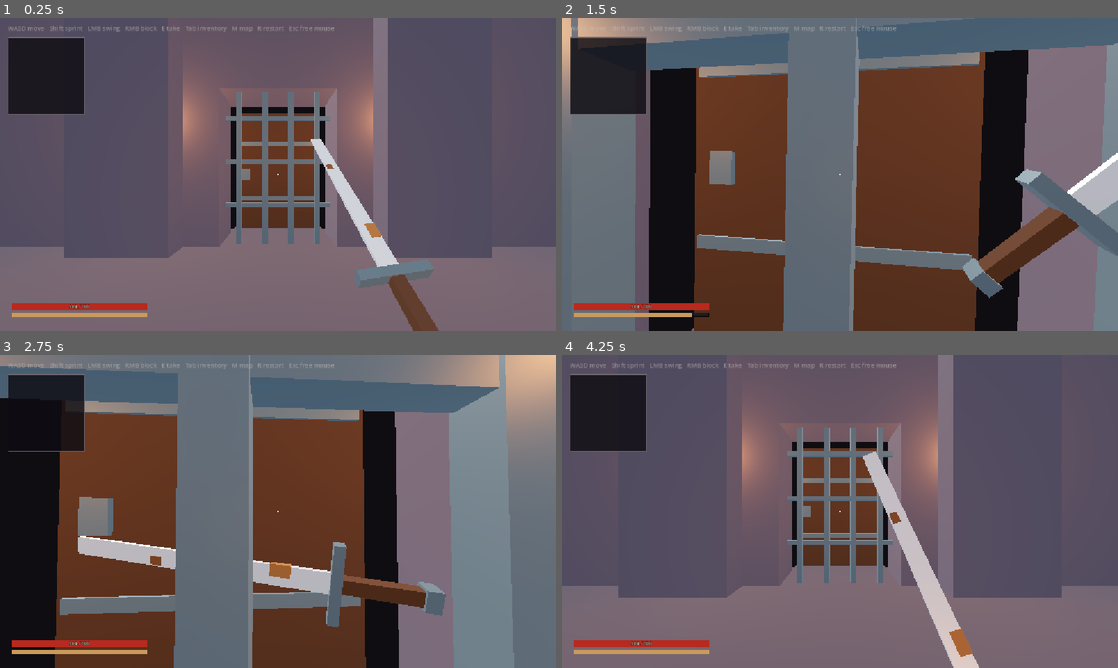
Above: before the commit, frames 1-4 (two rows, left to right).
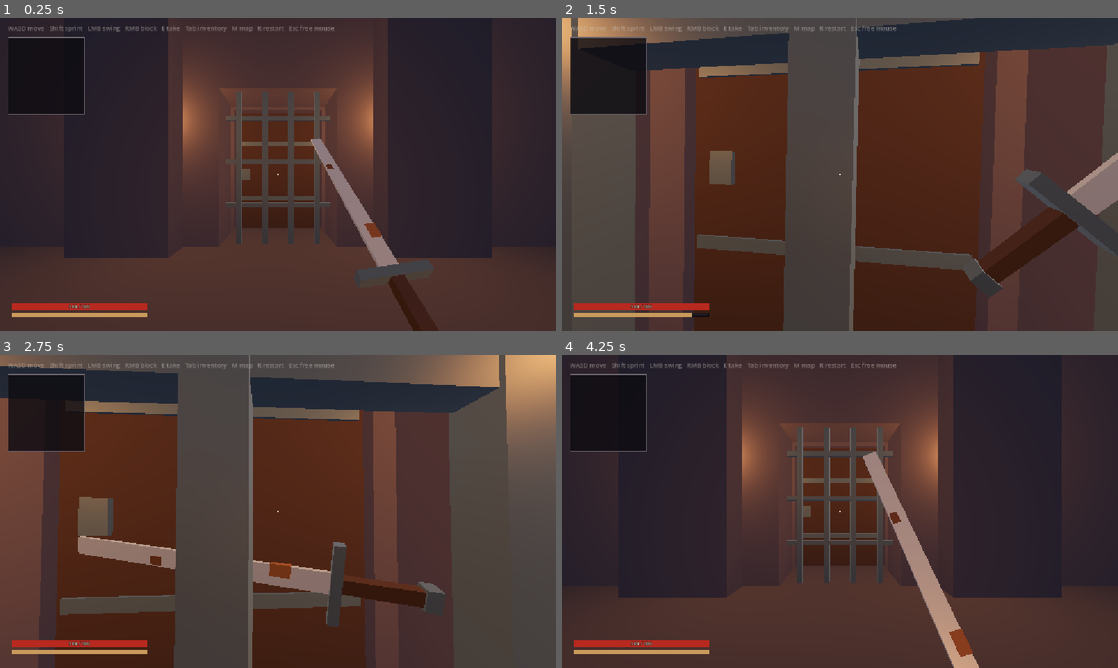
Above: after the commit, the same moments.

Repository: CaptainTiki/Arx
Game: Godot game, scene res://main/Main.tscn
Same seed, same stepped clock (60 frames per second), same inputs: the game is played once before the commit and once after it.
Inputs (mouse positions are in pixels of both pictures, inside the frame that each line leads up to):
- Up to frame 1 (0.25 s): no input
- Up to frame 2 (1.5 s): move the mouse to (867, 174) at 0.52 s; hold E (interact) 0.53-1.28 s; hold W (move_forward) from 0.53 s (still down); move the mouse to (812, 174) at 1.27 s; click (812, 174) at 1.35 s
- Up to frame 3 (2.75 s): keep holding W (move_forward); tap E (interact) at 1.55, 2.3 s; move the mouse to (289, 505) at 2.02 s; hold Right mouse button (block) from 2.03 s (still down)
- Up to frame 4 (4.25 s): keep holding W (move_forward); move the mouse to (834, 517) at 2.77 s; release Right mouse button (block) at 2.78 s; tap E (interact) at 2.85, 3.8 s; move the mouse to (878, 514) at 3.52 s; hold F6 (regenerate_same) from 3.53 s (still down); tap R (restart) at 4.15 s

The runs differ from the first frame. In frame 1, 93% of the frame differs, in the area x 0-100%, y 0-100%; in frame 2, 65%; in frame 3, 69%; in frame 4, 93%.

Commit message:
Entrance Fixture / Async Build / Sun Shadows

Diff:
--- a/camp/Camp.tscn
+++ b/camp/Camp.tscn
@@ -22,12 +22,12 @@
 background_mode = 2
 sky = SubResource("Sky_camp")
 ambient_light_source = 2
-ambient_light_color = Color(0.78, 0.8, 0.88, 1)
-ambient_light_energy = 1.0
+ambient_light_color = Color(0.42, 0.41, 0.5, 1)
+ambient_light_energy = 0.75
 tonemap_mode = 2
 fog_enabled = true
 fog_light_color = Color(0.05, 0.045, 0.06, 1)
-fog_density = 0.0
+fog_density = 0.012
 
 [sub_resource type="BoxShape3D" id="BoxShape3D_gate"]
 size = Vector3(2.6, 4, 2.4)
@@ -40,6 +40,10 @@
 unique_name_in_owner = true
 transform = Transform3D(0.766, -0.5, 0.404, 0, 0.629, 0.777, -0.643, -0.595, 0.482, 0, 20, 0)
 light_energy = 0.9
+shadow_enabled = true
+shadow_bias = 0.05
+directional_shadow_mode = 1
+directional_shadow_max_distance = 60.0
 
 [node name="Ground" type="CSGBox3D" parent="."]
 position = Vector3(6, -0.1, -22)
--- a/camp/gate.gd
+++ b/camp/gate.gd
@@ -41,19 +41,37 @@
 
 
 ## Chains, portcullis up, then the door creaks inward. `instant` snaps (used when the camp is
-## re-shown with the gate already open).
+## re-shown with the gate already open). Main does this in two halves around the floor build:
+## begin_open (chains) → build → finish_open (door), so the door never opens on an unfinished floor.
 func open(instant: bool = false) -> void:
-	is_open = true
-	_kill()
 	if instant:
+		is_open = true
+		_kill()
 		_portcullis.position.y = portcullis_lift
 		_door_hinge.rotation_degrees.y = door_open_deg
 		return
+	begin_open()
+	finish_open()
+
+
+## Chains and the portcullis. Returns at once; the lift runs on its own tween.
+func begin_open() -> void:
+	is_open = true
+	_kill()
 	_tween = create_tween()
 	_tween.tween_property(_portcullis, ^"position:y", portcullis_lift, portcullis_time).set_trans(Tween.TRANS_SINE).set_ease(Tween.EASE_IN_OUT)
 	var clanks: int = maxi(1, int(portcullis_time / chain_interval))
 	for i: int in clanks:
 		_tween.parallel().tween_callback(_clank).set_delay(chain_interval * (i + 1))
+
+
+## The door, once the portcullis is up (waits for it if it's still rising).
+func finish_open() -> void:
+	if _tween and _tween.is_running():
+		await _tween.finished
+	if not is_open:
+		return  # Closed again while we waited.
+	_tween = create_tween()
 	_tween.tween_callback(_door_sfx.play)
 	_tween.tween_property(_door_hinge, ^"rotation_degrees:y", door_open_deg, door_time).set_trans(Tween.TRANS_QUAD).set_ease(Tween.EASE_OUT)
 
--- a/dungeon/dungeon_generator.gd
+++ b/dungeon/dungeon_generator.gd
@@ -74,6 +74,13 @@
 @export var min_grid_y: int = -1000000
 ## Whether the START room's player spawn moves the player. Off when the player walks in from camp.
 @export var place_player: bool = true
+## A START room that already lives under `dungeon` and is never freed: the entrance hall the gate
+## opens into. When set, placement 0 reuses it instead of instancing one. Its scene must be the
+## catalog's START template.
+@export var entrance_room: Room
+
+## Fired by generate_async when the last room is in and the spawns are rolled.
+signal floor_ready
 
 @export_group("Scene")
 ## Rooms are added here. Also the noise hub every spawned enemy gets, and the owner of the map.
@@ -106,10 +113,45 @@
 
 ## Throws away the current floor and builds a new one. `forced_seed` (nonzero) overrides seed_value,
 ## e.g. last_seed to rebuild the same floor.
+## Builds a whole floor this frame. Tools and tests use this; the game uses generate_async.
 func generate(forced_seed: int = 0) -> void:
+	var rng: RandomNumberGenerator = RandomNumberGenerator.new()
+	var plan: Array[Placement] = _plan_with_restarts(forced_seed, rng)
+	if plan.is_empty():
+		return
+	_clear()
+	_begin_build()
+	_instance_rooms(plan, 0, plan.size())
+	# The same RNG carries on from planning into the spawn rolls, so the seed fixes both.
+	_finish_build(plan, rng)
+	dungeon.set_plan(plan, last_seed)
+
+
+## Same floor, spread over frames: `rooms_per_frame` rooms go in, then a frame passes. Adding a CSG
+## room to the tree bakes it on the main thread, so this is what keeps the gate theatre smooth.
+## Awaitable; also emits floor_ready.
+func generate_async(forced_seed: int = 0, rooms_per_frame: int = 6) -> void:
+	var rng: RandomNumberGenerator = RandomNumberGenerator.new()
+	var plan: Array[Placement] = _plan_with_restarts(forced_seed, rng)
+	if plan.is_empty():
+		floor_ready.emit()
+		return
+	_clear()
+	_begin_build()
+	var i: int = 0
+	while i < plan.size():
+		var end: int = mini(i + maxi(rooms_per_frame, 1), plan.size())
+		_instance_rooms(plan, i, end)
+		i = end
+		await get_tree().process_frame
+	_finish_build(plan, rng)
+	dungeon.set_plan(plan, last_seed)
+	floor_ready.emit()
+
+
+func _plan_with_restarts(forced_seed: int, rng: RandomNumberGenerator) -> Array[Placement]:
 	var base_seed: int = forced_seed if forced_seed != 0 else (seed_value if seed_value != 0 else randi())
 	var plan: Array[Placement] = []
-	var rng: RandomNumberGenerator = RandomNumberGenerator.new()
 	for restart: int in max_restarts + 1:
 		var run_seed: int = base_seed + restart * 7919
 		rng.seed = run_seed
@@ -117,15 +159,10 @@
 		if not plan.is_empty():
 			last_seed = run_seed
 			print("Dungeon seed %d: %s%s" % [run_seed, describe_plan(plan, last_stats), " (after %d restart(s))" % restart if restart > 0 else ""])
-			break
+			return plan
 		print("Dungeon seed %d: main path boxed itself in, restarting" % run_seed)
-	if plan.is_empty():
-		push_error("DungeonGenerator: no main path reached an exit after %d restarts from seed %d. The catalog needs more multi-door rooms, or raise max_attempts." % [max_restarts, base_seed])
-		return
-	_clear()
-	# The same RNG carries on from planning into the spawn rolls, so the seed fixes both.
-	_build(plan, rng)
-	dungeon.set_plan(plan, last_seed)
+	push_error("DungeonGenerator: no main path reached an exit after %d restarts from seed %d. The catalog needs more multi-door rooms, or raise max_attempts." % [max_restarts, base_seed])
+	return plan
 
 
 ## Pure layout for one seed: no nodes are placed. Empty if the main path boxed itself in.
@@ -945,28 +982,55 @@
 
 func _clear() -> void:
 	for child: Node in dungeon.get_children():
-		if child != spawned:
-			dungeon.remove_child(child)
-			child.queue_free()
+		if child == spawned:
+			continue
+		if child == entrance_room:
+			# Stays. Just take last floor's door plugs off its markers.
+			for door: Door in entrance_room.get_doors():
+				door.used = false
+				for plug: Node in door.get_children():
+					door.remove_child(plug)
+					plug.queue_free()
+			continue
+		dungeon.remove_child(child)
+		child.queue_free()
 	for child: Node in spawned.get_children():
 		spawned.remove_child(child)
 		child.queue_free()
 
 
-func _build(plan: Array[Placement], rng: RandomNumberGenerator) -> void:
-	var rooms: Array[Room] = []
-	for i: int in plan.size():
+## Rooms of the floor in plan order, filled by _instance_rooms during a build.
+var _rooms: Array[Room] = []
+
+
+func _begin_build() -> void:
+	_rooms.clear()
+
+
+## Instances plan[from..to) into the dungeon. Placement 0 reuses `entrance_room` when it's set.
+func _instance_rooms(plan: Array[Placement], from: int, to: int) -> void:
+	for i: int in range(from, to):
 		var placement: Placement = plan[i]
-		var room: Room = placement.template.scene.instantiate() as Room
-		room.name = "%02d_%s" % [i, placement.template.name]
+		var room: Room
+		if i == 0 and entrance_room:
+			room = entrance_room
+		else:
+			room = placement.template.scene.instantiate() as Room
+			room.name = "%02d_%s" % [i, placement.template.name]
 		room.grid_origin = placement.grid_origin
 		room.turns = placement.turns
 		room.transform = placement_transform(placement.grid_origin, placement.template.footprint, placement.turns)
-		dungeon.add_child(room)
+		if room != entrance_room:
+			dungeon.add_child(room)
 		var doors: Array[Door] = room.get_doors()
 		for index: int in placement.used_doors:
 			doors[index].used = true
-		rooms.append(room)
+		_rooms.append(room)
+
+
+## Door plugs and spawn rolls, once every room is in.
+func _finish_build(plan: Array[Placement], rng: RandomNumberGenerator) -> void:
+	var rooms: Array[Room] = _rooms
 	for room: Room in rooms:
 		for door: Door in room.get_doors():
 			if not door.used and door.plug_scene:
--- a/main/Main.tscn
+++ b/main/Main.tscn
@@ -12,6 +12,7 @@
 [ext_resource type="Script" path="res://dungeon/dungeon.gd" id="10_dungeon"]
 [ext_resource type="PackedScene" path="res://world/Chest.tscn" id="11_chest"]
 [ext_resource type="PackedScene" path="res://camp/Camp.tscn" id="12_camp"]
+[ext_resource type="PackedScene" path="res://dungeon/rooms/StartRoom.tscn" id="13_start_room"]
 
 [sub_resource type="Environment" id="Environment_dungeon"]
 background_mode = 1
@@ -40,15 +41,18 @@
 pickup_scene = ExtResource("4_pickup")
 drop_parent = NodePath("Spawned")
 
+[node name="EntranceRoom" parent="Dungeon" instance=ExtResource("13_start_room")]
+
 [node name="Spawned" type="Node3D" parent="Dungeon"]
 
-[node name="DungeonGenerator" type="Node" parent="." node_paths=PackedStringArray("dungeon", "spawned", "player")]
+[node name="DungeonGenerator" type="Node" parent="." node_paths=PackedStringArray("dungeon", "spawned", "player", "entrance_room")]
 unique_name_in_owner = true
 script = ExtResource("2_generator")
 catalog = ExtResource("3_catalog")
 dungeon = NodePath("../Dungeon")
 spawned = NodePath("../Dungeon/Spawned")
 player = NodePath("../Player")
+entrance_room = NodePath("../Dungeon/EntranceRoom")
 pickup_scene = ExtResource("4_pickup")
 enemy_scene = ExtResource("6_enemy")
 chest_scene = ExtResource("11_chest")
--- a/main/main.gd
+++ b/main/main.gd
@@ -6,13 +6,10 @@
 ## back to the entrance room and it all comes back. The far exit, dying, or walking out and taking
 ## the key empties the castle. F5 / F6 rebuild from camp for testing (F6 = same seed).
 
-## Inside / outside look, faded with the door. Sky stays; it's only ever seen through the gate.
-@export var inside_ambient: Color = Color(0.32, 0.3, 0.42)
-@export var inside_ambient_energy: float = 0.6
-@export var inside_fog_density: float = 0.025
-@export var fade_time: float = 1.8
 ## Seconds the stow waits after the door starts closing, so you hear it shut first.
 @export var stow_delay: float = 2.2
+## Rooms added per frame while the chains rattle.
+@export var rooms_per_frame: int = 6
 
 @onready var _generator: DungeonGenerator = %DungeonGenerator
 @onready var _player: Player = %Player
@@ -20,19 +17,12 @@
 @onready var _camp: Camp = %Camp
 @onready var _world_env: WorldEnvironment = %WorldEnvironment
 
-var _outside_ambient: Color
-var _outside_ambient_energy: float
-var _sun_energy: float
 var _deep: bool = false
-var _fade: Tween
 var _stow_timer: SceneTreeTimer
 
 
 func _ready() -> void:
 	_world_env.environment = _camp.environment
-	_outside_ambient = _camp.environment.ambient_light_color
-	_outside_ambient_energy = _camp.environment.ambient_light_energy
-	_sun_energy = _camp.sun.light_energy
 	_player.respawn_requested.connect(_on_respawn)
 	_dungeon.player_cell_changed.connect(_on_player_cell)
 	_camp.gate.key_turned.connect(_on_key_turned)
@@ -48,10 +38,11 @@
 		_debug_rebuild(_generator.last_seed)
 
 
-## The key goes in: build the floor, then the chains and the door.
+## The key goes in: chains start, the floor goes in over frames behind them, then the door opens.
 func _on_key_turned() -> void:
-	_generator.generate()
-	_camp.gate.open()
+	_camp.gate.begin_open()
+	await _generator.generate_async(0, rooms_per_frame)
+	_camp.gate.finish_open()
 
 
 ## The key comes out (only reachable from outside): shut the gate and empty the castle.
@@ -70,7 +61,6 @@
 	if deep:
 		_camp.hand_gate_to(_dungeon)
 		_camp.gate.close()
-		_fade_light(true)
 		_stow_timer = get_tree().create_timer(stow_delay)
 		_stow_timer.timeout.connect(_finish_stow)
 	else:
@@ -78,7 +68,6 @@
 		_camp.set_stowed(false)
 		_camp.hand_gate_to(_camp)
 		_camp.gate.open()
-		_fade_light(false)
 
 
 func _finish_stow() -> void:
@@ -95,7 +84,6 @@
 	_generator.clear()
 	_camp.gate.key_in_lock = false
 	_camp.gate.close()
-	_fade_light(false)
 	var arrival: Marker3D = _camp.arrival_garden if from_far_exit else _camp.arrival_gate
 	_player.place_at(arrival.global_transform)
 
@@ -105,20 +93,9 @@
 	_player.revive()
 
 
-## Ambient, fog and the sun slide between the outside and inside presets over fade_time.
-func _fade_light(to_inside: bool) -> void:
-	if _fade:
-		_fade.kill()
-	var env: Environment = _world_env.environment
-	_fade = create_tween().set_parallel(true)
-	_fade.tween_property(env, ^"ambient_light_color", inside_ambient if to_inside else _outside_ambient, fade_time)
-	_fade.tween_property(env, ^"ambient_light_energy", inside_ambient_energy if to_inside else _outside_ambient_energy, fade_time)
-	_fade.tween_property(env, ^"fog_density", inside_fog_density if to_inside else 0.0, fade_time)
-	_fade.tween_property(_camp.sun, ^"light_energy", 0.0 if to_inside else _sun_energy, fade_time)
-
-
 func _debug_rebuild(seed_value: int) -> void:
-	_generator.generate(seed_value)
 	_camp.gate.key_in_lock = true
 	if not _camp.gate.is_open:
-		_camp.gate.open()
+		_camp.gate.begin_open()
+	await _generator.generate_async(seed_value, rooms_per_frame)
+	_camp.gate.finish_open()
